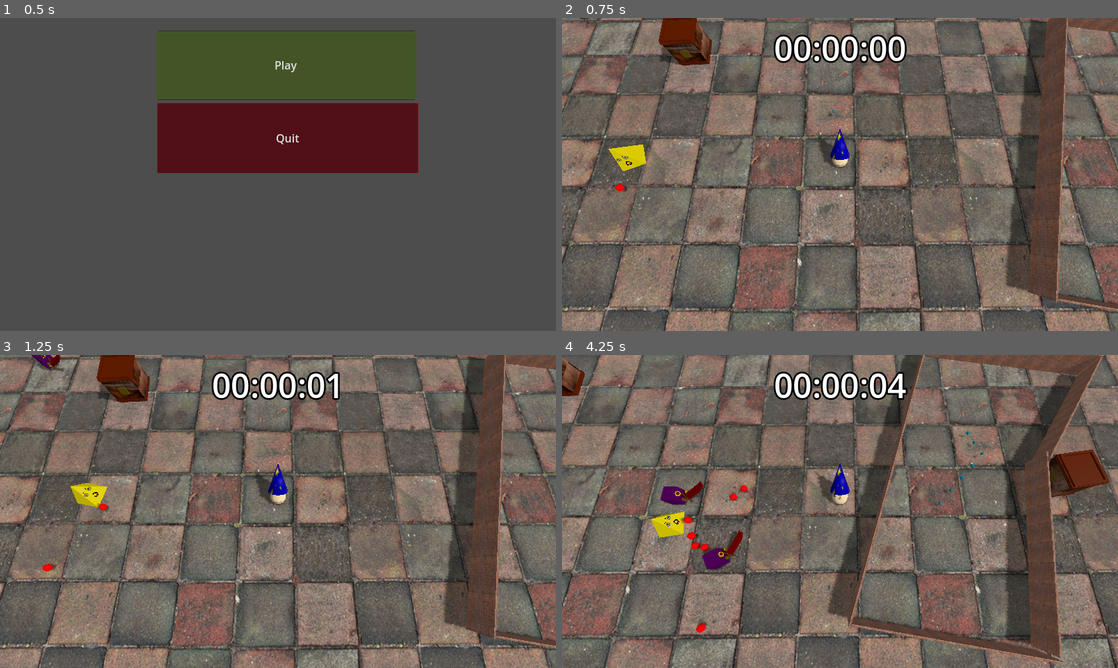
Above: before the commit, frames 1-4 (two rows, left to right).
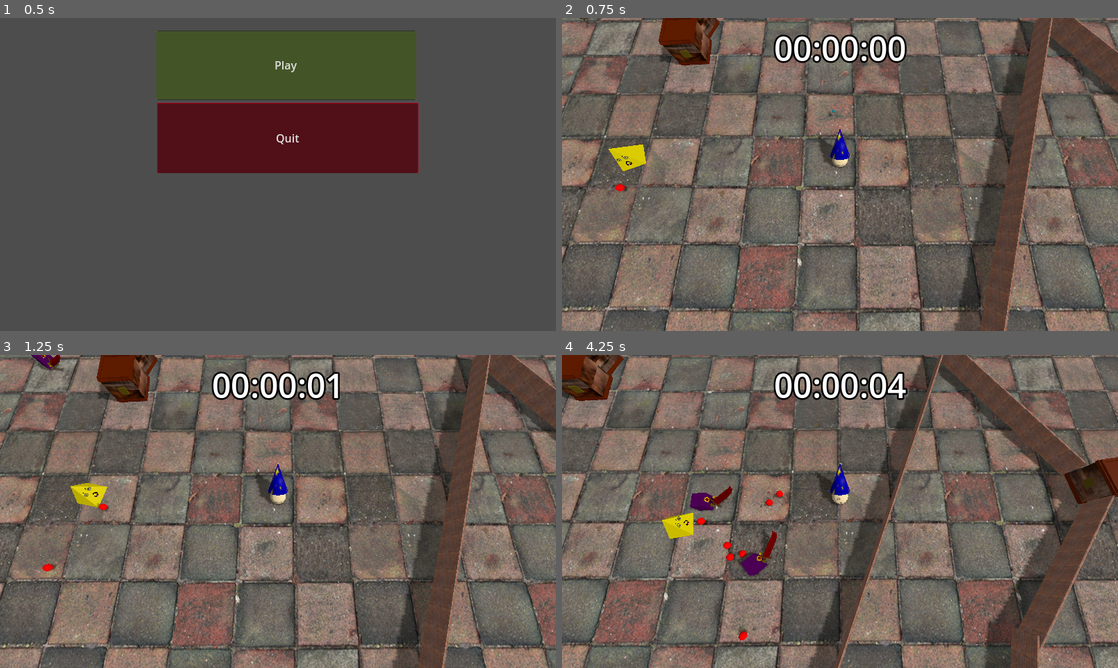
Above: after the commit, the same moments.

Repository: luce-ventress/no-mercy-bgj-2025
Game: Godot game, scene res://Scenes/Menu.tscn
Two runs of this game, one before a commit and one after it. Both use one fixed random seed, a clock stepped at 60 frames per second and the inputs below. Sound files missing from this copy of the repository are replaced by a short silence.
Inputs (mouse positions are in pixels of both pictures, inside the frame that each line leads up to):
- Up to frame 1 (0.5 s): no input
- Up to frame 2 (0.75 s): click "Play" at 0.5 s
- Up to frame 3 (1.25 s): no input
- Up to frame 4 (4.25 s): move the mouse to (962, 495) at 1.27 s; press the mouse at (962, 495) at 1.28 s; hold D (player_right) 1.28-2.03 s; move the mouse to (728, 527) at 2.02 s; release the mouse at (728, 527) at 2.03 s; hold S (player_backward) 2.03-2.78 s; click (728, 527) at 2.1 s; move the mouse to (895, 442) at 2.77 s; press the mouse at (895, 442) at 2.78 s; hold D (player_right) 2.78-3.53 s; move the mouse to (812, 574) at 3.52 s; release the mouse at (812, 574) at 3.53 s; hold W (player_forward) from 3.53 s (still down); click (812, 574) at 3.6 s

Frame 1 is identical in both runs. In frame 2, 13% of the frame differs, in the area x 24-100%, y 0-100%; in frame 3, 13%; in frame 4, 63%, in the area x 0-100%, y 0-100%.

Commit message:
fixed bad walls

Diff:
--- a/Maps/Environment.tscn
+++ b/Maps/Environment.tscn
@@ -1,31 +1,35 @@
-[gd_scene load_steps=3 format=3 uid="uid://x8lvaeuwy33l"]
+[gd_scene load_steps=4 format=3 uid="uid://x8lvaeuwy33l"]
 
 [ext_resource type="PackedScene" uid="uid://ct5ri4qims1rr" path="res://Scenes/Wall.tscn" id="1_a8j5a"]
 [ext_resource type="PackedScene" uid="uid://bhqah4x5irakk" path="res://Scenes/Box1.tscn" id="2_3qe5u"]
+[ext_resource type="PackedScene" uid="uid://d3ebr50ocjpkj" path="res://Scenes/TripleWall.tscn" id="2_l6lkx"]
 
 [node name="Environment" type="Node3D"]
 transform = Transform3D(0.146774, 0, -0.98917, 0, 1, 0, 0.98917, 0, 0.146774, 0, 0, 0)
 
 [node name="Wall" parent="." instance=ExtResource("1_a8j5a")]
-transform = Transform3D(0.836516, 0, 0.547943, 0, 1, 0, -0.547943, 0, 0.836516, -19.8024, 0, 8.49829)
+transform = Transform3D(0.861612, 0, 0.507569, 0, 1, 0, -0.507569, 0, 0.861612, -19.8024, 0, 8.49829)
+
+[node name="Wall6" parent="Wall" instance=ExtResource("1_a8j5a")]
+transform = Transform3D(0.456773, 0, 0.889584, 0, 1, 0, -0.889584, 0, 0.456773, -14.4227, 0, 3.37772)
 
 [node name="Wall4" parent="Wall" instance=ExtResource("1_a8j5a")]
-transform = Transform3D(0.145669, 0, 1.97867, 0, 1, 0, -0.989333, 0, 0.291337, -9.79702, 0, 3.58497)
+transform = Transform3D(0.0459563, 0, 0.998943, 0, 1, 0, -0.998943, 0, 0.0459563, -4.86684, 0, 4.73912)
 
 [node name="Wall3" parent="Wall" instance=ExtResource("1_a8j5a")]
-transform = Transform3D(-0.45041, 0, -0.892821, 0, 1, 0, 0.892821, 0, -0.45041, -14.883, 0, -7.51297)
+transform = Transform3D(-0.45041, 0, -0.892821, 0, 1, 0, 0.892821, 0, -0.45041, -14.2857, 0, -7.53287)
 
 [node name="Wall2" parent="Wall" instance=ExtResource("1_a8j5a")]
-transform = Transform3D(-0.0406026, 0, -1.09909, 0, 1, 0, 0.999175, 0, -0.0446629, -5.68578, 0, -5.06337)
+transform = Transform3D(-0.0406026, 0, -0.999175, 0, 1, 0, 0.999175, 0, -0.0406026, -4.91179, 0, -5.12561)
 
 [node name="Wall" parent="Wall" instance=ExtResource("1_a8j5a")]
-transform = Transform3D(1, 0, 0, 0, 1, 0, 0, 0, 1.2, -19.5414, 0, -3.94974)
+transform = Transform3D(1, 0, 0, 0, 1, 0, 0, 0, 1.1, -18.8117, 0, -4.31734)
 
 [node name="Wall5" parent="Wall" instance=ExtResource("1_a8j5a")]
-transform = Transform3D(-0.775474, 0, -0.63138, 0, 1, 0, 0.63138, 0, -0.775474, 27.8099, 0, 21.4857)
-
-[node name="Wall4" parent="Wall/Wall5" instance=ExtResource("1_a8j5a")]
-transform = Transform3D(0.145669, 0, 1.97867, 0, 1, 0, -0.989333, 0, 0.291337, -9.79702, 0, 3.58497)
+transform = Transform3D(-0.775474, 0, -0.63138, 0, 1, 0, 0.63138, 0, -0.775474, 18.5788, 0, 23.6446)
+
+[node name="TripleWall" parent="Wall/Wall5" instance=ExtResource("2_l6lkx")]
+transform = Transform3D(0.158744, 0, 0.987319, 0, 1, 0, -0.987319, 0, 0.158744, -14.6297, 0, 2.65584)
 
 [node name="Wall3" parent="Wall/Wall5" instance=ExtResource("1_a8j5a")]
 transform = Transform3D(-0.45041, 0, -0.892821, 0, 1, 0, 0.892821, 0, -0.45041, -14.883, 0, -7.51297)
@@ -34,19 +38,28 @@
 transform = Transform3D(-0.0406026, 0, -1.09909, 0, 1, 0, 0.999175, 0, -0.0446629, -5.68578, 0, -5.06337)
 
 [node name="Wall" parent="Wall/Wall5" instance=ExtResource("1_a8j5a")]
-transform = Transform3D(1, 0, 0, 0, 1, 0, 0, 0, 1.2, -19.5414, 0, -3.94974)
+transform = Transform3D(0.732666, 0.00495062, -0.816683, 0.00198397, 0.999954, 0.0112917, 0.680585, -0.00824443, 0.879148, -25.176, 0, -4.1336)
 
 [node name="WallAround" parent="." instance=ExtResource("1_a8j5a")]
-transform = Transform3D(0.881402, 0, -0.944732, 0, 1, 0, 0.472366, 0, 1.7628, 51.8812, 0, 3.34838)
+transform = Transform3D(0.881402, 0, -0.472366, 0, 1, 0, 0.472366, 0, 0.881402, 51.8812, 0, 3.34838)
+
+[node name="TripleWall" parent="WallAround" instance=ExtResource("2_l6lkx")]
+transform = Transform3D(0.929783, 0, 0.368108, 0, 1, 0, -0.368108, 0, 0.929783, -5.62073, 0, -19.0904)
 
 [node name="Wall13" parent="WallAround" instance=ExtResource("1_a8j5a")]
-transform = Transform3D(-0.250057, 0, 0.968236, 0, 1, 0, -0.968235, 0, -0.250057, -17.942, 0, 40.6777)
+transform = Transform3D(-0.250057, 0, 0.968236, 0, 1, 0, -0.968235, 0, -0.250057, -13.6826, 0, 83.9479)
+
+[node name="Wall22" parent="WallAround" instance=ExtResource("1_a8j5a")]
+transform = Transform3D(-0.999344, 0, 0.0363331, 0, 1, 0, -0.036333, 0, -0.999344, -8.91888, 0, 77.7831)
+
+[node name="Wall23" parent="WallAround" instance=ExtResource("1_a8j5a")]
+transform = Transform3D(-0.992336, 0, 0.123602, 0, 1, 0, -0.123602, 0, -0.992337, -8.26345, 0, 70.4331)
 
 [node name="Wall12" parent="WallAround" instance=ExtResource("1_a8j5a")]
 transform = Transform3D(-0.596281, 0, 0.802778, 0, 1, 0, -0.802777, 0, -0.596281, -12.8829, 0, 27.0335)
 
 [node name="Wall14" parent="WallAround" instance=ExtResource("1_a8j5a")]
-transform = Transform3D(-0.219043, 0, 0.97572, 0, 1, 0, -0.975719, 0, -0.219044, -27.7347, 0, 43.0197)
+transform = Transform3D(-0.594833, 0.00463504, 0.803841, 0.0131355, 0.999906, 0.00395456, -0.803746, 0.0129111, -0.59484, -22.4305, 0, 87.8869)
 
 [node name="Wall11" parent="WallAround" instance=ExtResource("1_a8j5a")]
 transform = Transform3D(0.920936, 0, 0.389718, 0, 1, 0, -0.389718, 0, 0.920937, -14.9976, 0, 34.7565)
@@ -58,46 +71,67 @@
 transform = Transform3D(0.81514, 0, -0.493071, 0, 1, 0, 0.246536, 0, 0.15757, -13.6895, 0, 16.8731)
 
 [node name="Wall21" parent="WallAround" instance=ExtResource("1_a8j5a")]
-transform = Transform3D(-0.214224, 0, -0.976785, 0, 1, 0, 0.976785, 0, -0.214224, -87.9608, 0, 41.2575)
+transform = Transform3D(-0.214224, 0, -0.976785, 0, 1, 0, 0.976785, 0, -0.214224, -70.6122, 0, 94.4485)
 
 [node name="Wall" parent="WallAround" instance=ExtResource("1_a8j5a")]
 transform = Transform3D(0.659477, 0, -0.751725, 0, 1, 0, 0.751725, 0, 0.659477, -3.77038, 0, 8.0968)
 
 [node name="Wall2" parent="WallAround" instance=ExtResource("1_a8j5a")]
-transform = Transform3D(-0.00764447, 0, 1.99994, 0, 1, 0, -0.99997, 0, -0.015289, -24.19, 0, -10.634)
+transform = Transform3D(-0.00764439, 0, 0.999971, 0, 1, 0, -0.999971, 0, -0.00764439, -50.9953, 0, -45.1086)
 
 [node name="Wall3" parent="WallAround" instance=ExtResource("1_a8j5a")]
-transform = Transform3D(1.39939, 0, 1.4092, 0, 1, 0, -0.858467, 0, 0.564709, -6.8367, 0, -7.85313)
+transform = Transform3D(0.518424, 0, 0.855124, 0, 1, 0, -0.855124, 0, 0.518424, -15.4323, 0, -35.3576)
 
 [node name="Wall18" parent="WallAround" instance=ExtResource("1_a8j5a")]
-transform = Transform3D(-0.503669, 0, 2.59169, 0, 1, 0, -0.863897, 0, -1.511, -110.77, 0, 14.2052)
+transform = Transform3D(-0.503669, 0, 0.863897, 0, 1, 0, -0.863897, 0, -0.503669, -103.203, 0, 9.34063)
+
+[node name="TripleWall7" parent="WallAround" instance=ExtResource("2_l6lkx")]
+transform = Transform3D(-0.11244, 0, 0.993658, 0, 1, 0, -0.993658, 0, -0.11244, -50.9244, 0, 93.7549)
+
+[node name="TripleWall9" parent="WallAround" instance=ExtResource("2_l6lkx")]
+transform = Transform3D(-0.982346, 0, -0.187073, 0, 1, 0, 0.187073, 0, -0.982346, -10.4134, 0, 53.2684)
+
+[node name="TripleWall6" parent="WallAround" instance=ExtResource("2_l6lkx")]
+transform = Transform3D(0.73177, 0, 0.681551, 0, 1, 0, -0.681551, 0, 0.73177, -95.1285, 0, 81.3212)
+
+[node name="TripleWall4" parent="WallAround" instance=ExtResource("2_l6lkx")]
+transform = Transform3D(0.713532, 0, -0.700623, 0, 1, 0, 0.700623, 0, 0.713532, -117.932, 0, 22.35)
 
 [node name="Wall16" parent="WallAround" instance=ExtResource("1_a8j5a")]
-transform = Transform3D(-0.185744, 0, 2.9478, 0, 1, 0, -0.982599, 0, -0.557231, -83.5031, 0, 4.14152)
+transform = Transform3D(-0.185744, 0, 0.982598, 0, 1, 0, -0.982598, 0, -0.185744, -65.9987, 0, -4.98869)
+
+[node name="TripleWall3" parent="WallAround" instance=ExtResource("2_l6lkx")]
+transform = Transform3D(0.358368, 0, -0.93358, 0, 1, 0, 0.93358, 0, 0.358368, -84.9915, 0, 1.3947)
 
 [node name="Wall19" parent="WallAround" instance=ExtResource("1_a8j5a")]
-transform = Transform3D(-0.801422, 0, -1.1962, 0, 1, 0, 0.598099, 0, -1.60284, -117.88, 0, 29.6488)
+transform = Transform3D(-0.801422, 0, -0.598099, 0, 1, 0, 0.598099, 0, -0.801422, -125.675, 0, 36.6977)
 
 [node name="Wall20" parent="WallAround" instance=ExtResource("1_a8j5a")]
-transform = Transform3D(-0.140091, 0, -1.98028, 0, 1, 0, 0.990139, 0, -0.280182, -102.577, 0, 38.926)
+transform = Transform3D(-0.140091, 0, -0.990139, 0, 1, 0, 0.990139, 0, -0.140091, -110.087, 0, 69.7785)
 
 [node name="Wall17" parent="WallAround" instance=ExtResource("1_a8j5a")]
-transform = Transform3D(-0.130652, 0, -1.98286, 0, 1, 0, 0.991428, 0, -0.261305, -73.0382, 0, 43.6259)
+transform = Transform3D(-0.130652, 0, -0.991428, 0, 1, 0, 0.991428, 0, -0.130652, -80.3206, 0, 92.7219)
+
+[node name="TripleWall5" parent="WallAround" instance=ExtResource("2_l6lkx")]
+transform = Transform3D(0.963686, 0, 0.267036, 0, 1, 0, -0.267036, 0, 0.963686, -118.925, 0, 54.7733)
 
 [node name="Wall15" parent="WallAround" instance=ExtResource("1_a8j5a")]
-transform = Transform3D(0.0251644, 0, -2.99905, 0, 1, 0, 0.999684, 0, 0.0754928, -48.0459, 0, 44.5402)
+transform = Transform3D(0.17014, 0, -0.98542, 0, 1, 0, 0.98542, 0, 0.17014, -31.384, 0, 91.5184)
+
+[node name="TripleWall2" parent="WallAround" instance=ExtResource("2_l6lkx")]
+transform = Transform3D(0.999332, 0, -0.0365391, 0, 1, 0, 0.0365391, 0, 0.999332, -60.4941, 0, -20.8355)
 
 [node name="Wall4" parent="WallAround" instance=ExtResource("1_a8j5a")]
-transform = Transform3D(0.915136, 0, -0.806292, 0, 1, 0, 0.403146, 0, 1.83027, -64.7163, 0, -7.93572)
+transform = Transform3D(0.915136, 0, -0.403146, 0, 1, 0, 0.403146, 0, 0.915136, -57.9611, 0, -40.3816)
 
 [node name="Wall5" parent="WallAround" instance=ExtResource("1_a8j5a")]
-transform = Transform3D(-0.696589, 0, -0.71747, 0, 1, 0, 0.71747, 0, -0.69659, -37.848, 0, -13.985)
+transform = Transform3D(-0.696589, 0, -0.71747, 0, 1, 0, 0.71747, 0, -0.69659, -23.0343, 0, -41.5813)
 
 [node name="Wall6" parent="WallAround" instance=ExtResource("1_a8j5a")]
-transform = Transform3D(0.269121, 0, 0.963107, 0, 1, 0, -0.963107, 0, 0.269122, -46.1939, 0, -18.4095)
+transform = Transform3D(0.269121, 0, 0.963107, 0, 1, 0, -0.963107, 0, 0.269122, -31.3802, 0, -46.0058)
 
 [node name="Wall7" parent="WallAround" instance=ExtResource("1_a8j5a")]
-transform = Transform3D(-0.24935, 0, 0.968415, 0, 1, 0, -0.968415, 0, -0.24935, -55.9163, 0, -18.4418)
+transform = Transform3D(-0.24935, 0, 0.968415, 0, 1, 0, -0.968415, 0, -0.24935, -41.2166, 0, -46.3557)
 
 [node name="Wall8" parent="WallAround" instance=ExtResource("1_a8j5a")]
 transform = Transform3D(0.936355, 0, -0.351057, 0, 1, 0, 0.175529, 0, 0.468178, -9.37735, 0, 13.7501)
@@ -106,7 +140,7 @@
 transform = Transform3D(1, 0, 1.49012e-08, 0, 1, 0, -1.49012e-08, 0, 1, 24.6925, 0, 3.6639)
 
 [node name="Box5" parent="Box1" instance=ExtResource("2_3qe5u")]
-transform = Transform3D(1, 0, 1.49012e-08, 0, 1, 0, -1.49012e-08, 0, 1, -19.9525, 0, 21.1151)
+transform = Transform3D(1, 0, 2.98023e-08, 0, 1, 0, -2.98023e-08, 0, 1, -19.2784, 0, 16.5722)
 
 [node name="Box1" parent="Box1" instance=ExtResource("2_3qe5u")]
 transform = Transform3D(-0.0787549, 0, -0.996894, 0, 1, 0, 0.996894, 0, -0.0787549, -32.7142, 0, -12.7867)
@@ -142,16 +176,16 @@
 transform = Transform3D(1, 0, 2.98023e-08, 0, 1, 0, -2.98023e-08, 0, 1, -7.44587, 0, -30.5217)
 
 [node name="Box3" parent="Box1" instance=ExtResource("2_3qe5u")]
-transform = Transform3D(1, 0, 2.98023e-08, 0, 1, 0, -2.98023e-08, 0, 1, -154.772, 40.1961, -34.737)
+transform = Transform3D(0.463868, 0, 0.885905, 0, 1, 0, -0.885905, 0, 0.463868, -32.4335, 0, -15.0516)
 
 [node name="Box4" parent="Box1" instance=ExtResource("2_3qe5u")]
-transform = Transform3D(0.44171, 0, 0.897159, 0, 1, 0, -0.897159, 0, 0.44171, -17.5604, 0, 22.0386)
+transform = Transform3D(0.44171, 0, 0.897159, 0, 1, 0, -0.897159, 0, 0.44171, -16.8863, 0, 17.4957)
 
 [node name="Box6" parent="Box1" instance=ExtResource("2_3qe5u")]
-transform = Transform3D(1, 0, 1.49012e-08, 0, 1, 0, -1.49012e-08, 0, 1, -20.5276, 0, 23.7435)
+transform = Transform3D(1, 0, 2.98023e-08, 0, 1, 0, -2.98023e-08, 0, 1, -19.8535, 0, 19.2006)
 
 [node name="Box7" parent="Box1" instance=ExtResource("2_3qe5u")]
-transform = Transform3D(1, 0, 2.98023e-08, 0, 1, 0, -2.98023e-08, 0, 1, -48.294, 0, 14.7711)
+transform = Transform3D(1, 0, 4.47035e-08, 0, 1, 0, -4.47035e-08, 0, 1, -49.4572, 0, 14.5985)
 
 [node name="Box9" parent="Box1" instance=ExtResource("2_3qe5u")]
 transform = Transform3D(0.949881, 0, 0.312617, 0, 1, 0, -0.312617, 0, 0.949881, -81.5558, 0, 13.0023)
@@ -160,7 +194,7 @@
 transform = Transform3D(-0.521621, 0, 0.853179, 0, 1, 0, -0.853179, 0, -0.521621, -82.1107, 0, 10.7044)
 
 [node name="Box11" parent="Box1" instance=ExtResource("2_3qe5u")]
-transform = Transform3D(1, 0, 8.9407e-08, 0, 1, 0, -8.9407e-08, 0, 1, 5.84509, 37.0603, -50.8774)
+transform = Transform3D(1, 0, 8.9407e-08, 0, 1, 0, -8.9407e-08, 0, 1, 22.0754, 0, -35.3751)
 
 [node name="Box16" parent="Box1" instance=ExtResource("2_3qe5u")]
 transform = Transform3D(-0.25685, 0.0155134, -0.96633, 0.0387312, 0.999233, 0.00574698, 0.965678, -0.0359508, -0.257254, -65.8986, 0, -10.9371)
@@ -169,7 +203,7 @@
 transform = Transform3D(1, 0, 8.9407e-08, 0, 1, 0, -8.9407e-08, 0, 1, -63.7245, 0, -9.86511)
 
 [node name="Box8" parent="Box1" instance=ExtResource("2_3qe5u")]
-transform = Transform3D(1, 0, 4.47035e-08, 0, 1, 0, -4.47035e-08, 0, 1, -46.1238, 0, 13.8338)
+transform = Transform3D(1, 0, 5.96046e-08, 0, 1, 0, -5.96046e-08, 0, 1, -47.287, 0, 13.6612)
 
 [node name="Box12" parent="Box1" instance=ExtResource("2_3qe5u")]
 transform = Transform3D(0.390731, 0, 0.920505, 0, 1, 0, -0.920505, 0, 0.390731, -45.1002, -0.0642509, 46.1945)
--- /dev/null
+++ b/Scenes/TripleWall.tscn
@@ -0,0 +1,13 @@
+[gd_scene load_steps=2 format=3 uid="uid://d3ebr50ocjpkj"]
+
+[ext_resource type="PackedScene" uid="uid://ct5ri4qims1rr" path="res://Scenes/Wall.tscn" id="1_nbeit"]
+
+[node name="TripleWall" type="Node3D"]
+
+[node name="Wall3" parent="." instance=ExtResource("1_nbeit")]
+transform = Transform3D(1, 0, 0, 0, 1, 0, 0, 0, 1, 0, 0, 10)
+
+[node name="Wall" parent="." instance=ExtResource("1_nbeit")]
+
+[node name="Wall2" parent="." instance=ExtResource("1_nbeit")]
+transform = Transform3D(1, 0, 0, 0, 1, 0, 0, 0, 1, 0, 0, -10)
